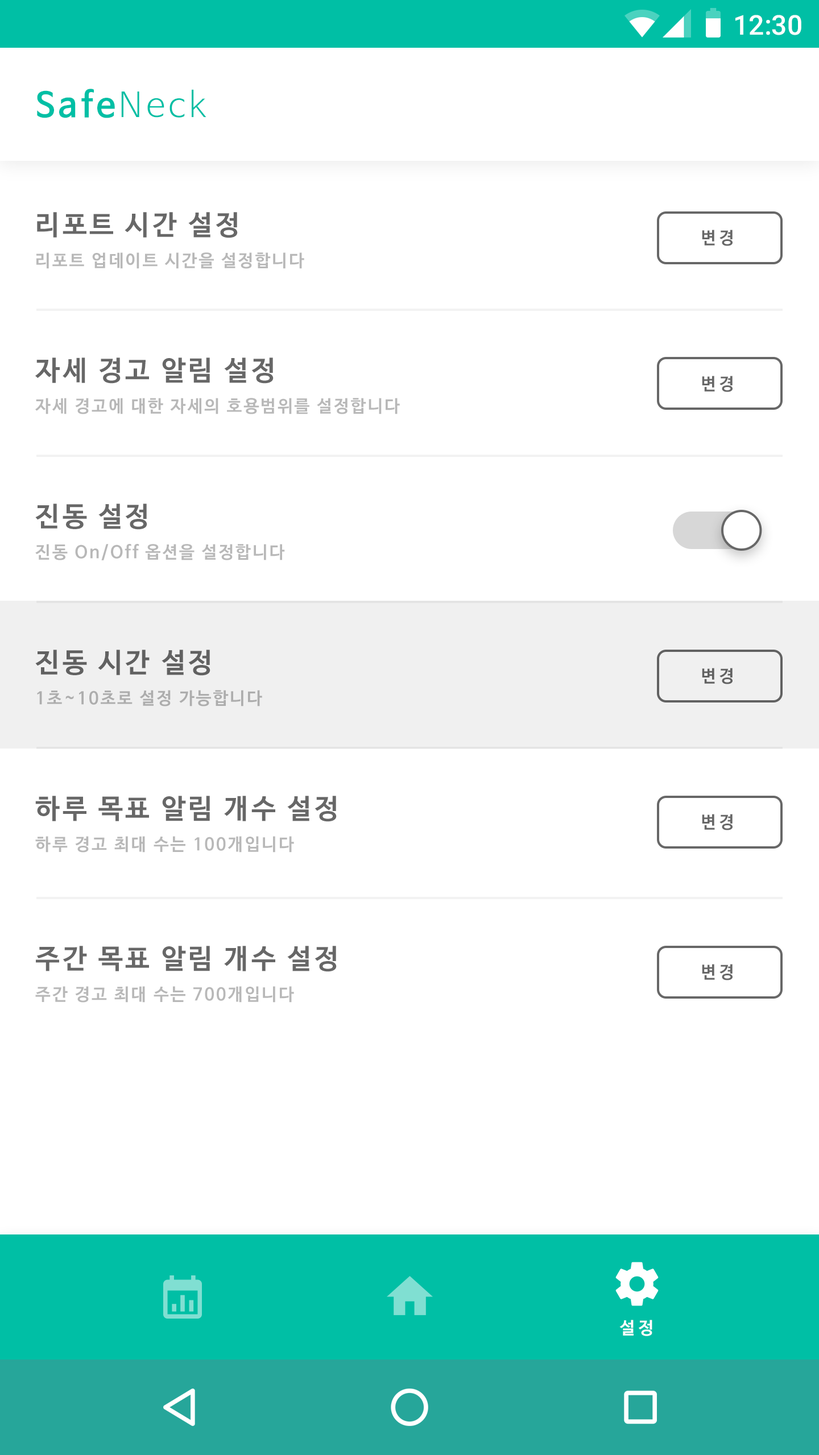
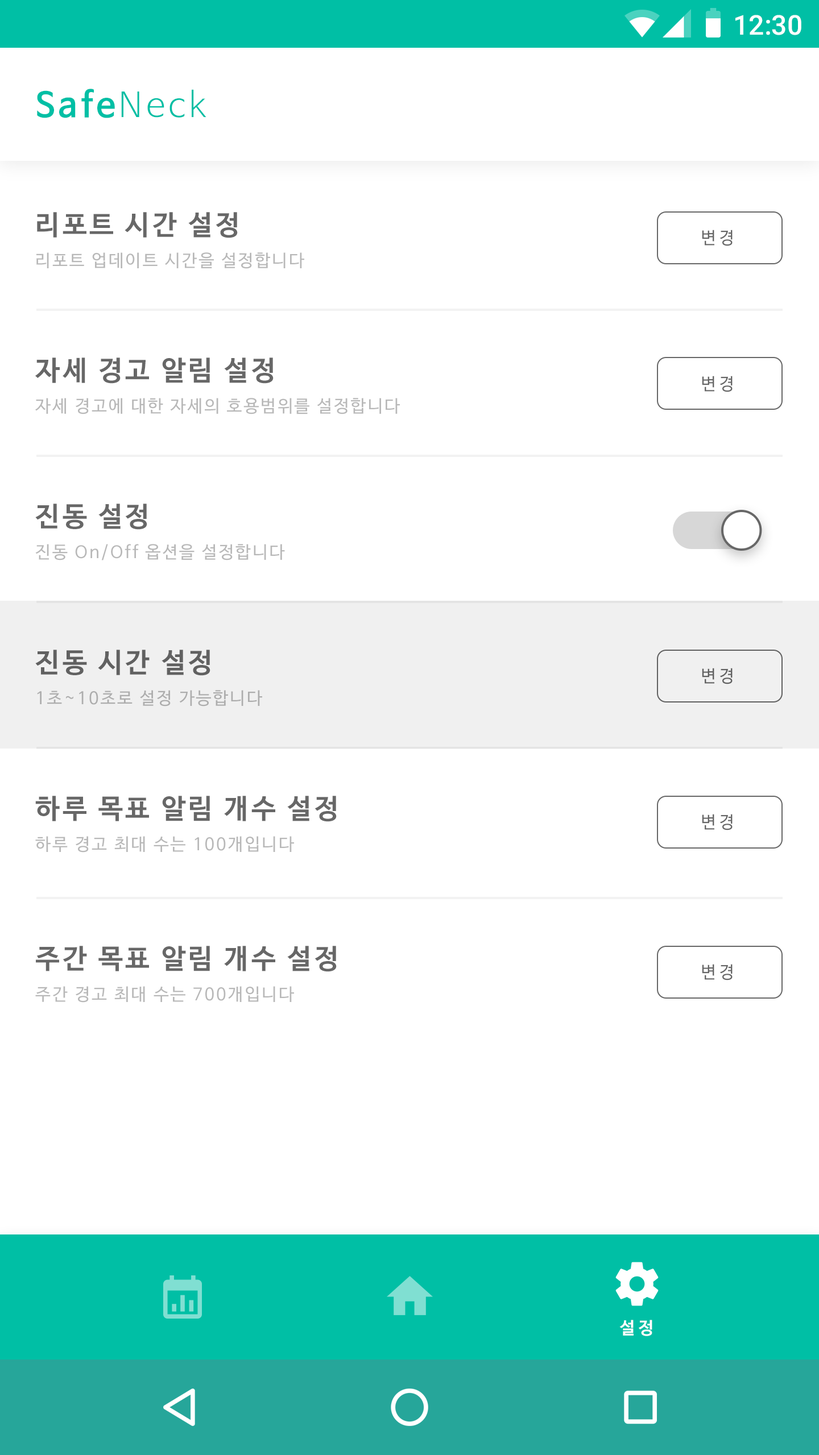
Two versions of the same layered image (819×1455). Layer-by-layer changes:
renamed "변경 copy 4" to "변경", painted on it over [701, 229, 733, 247]
painted on "Rounded Rectangle 1 copy 4" over [657, 212, 782, 264]
renamed "변경 copy 3" to "변경", painted on it over [701, 375, 733, 393]
painted on "Rounded Rectangle 1 copy 3" over [657, 358, 782, 409]
renamed "변경 copy 5" to "변경", painted on it over [701, 667, 733, 685]
painted on "Rounded Rectangle 1 copy 5" over [657, 650, 782, 702]
renamed "변경 copy" to "변경", painted on it over [701, 814, 733, 831]
painted on "Rounded Rectangle 1 copy" over [657, 797, 782, 848]
painted on "Rounded Rectangle 1" over [657, 947, 782, 998]
painted on "변경" (5th of 5, in "btn_변경_주간") over [701, 964, 733, 981]
painted on "1초~10초로 설정 가능합니다" over [36, 690, 263, 707]
painted on "주간 경고 최대 수는 700개입니다" over [35, 986, 294, 1003]
painted on "하루 경고 최대 수는 100개입니다" over [35, 836, 294, 853]
painted on "진동 On/Off 옵션을 설정합니다" over [35, 544, 285, 561]
painted on "자세 경고에 대한 자세의 호용범위를 설정합니다" over [35, 397, 400, 415]
painted on "리포트 업데이트 시간을 설정합니다" over [36, 252, 305, 269]
